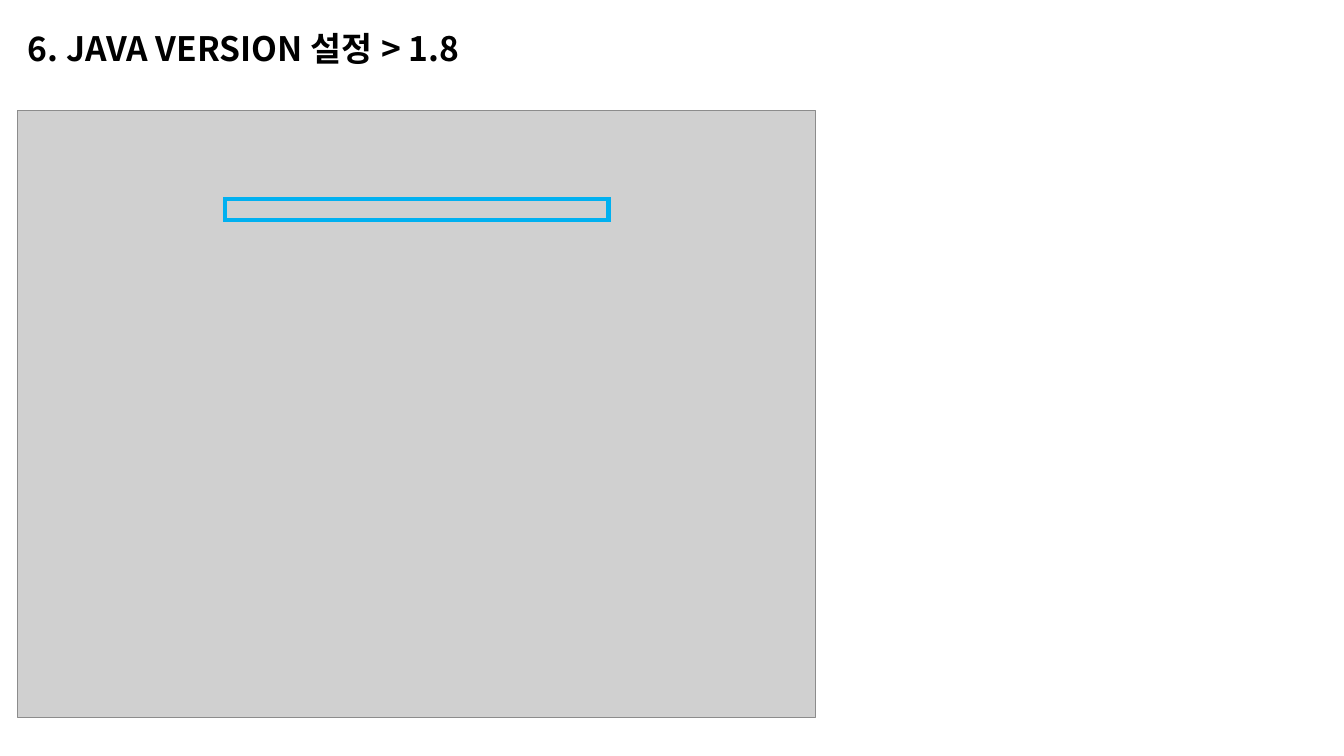
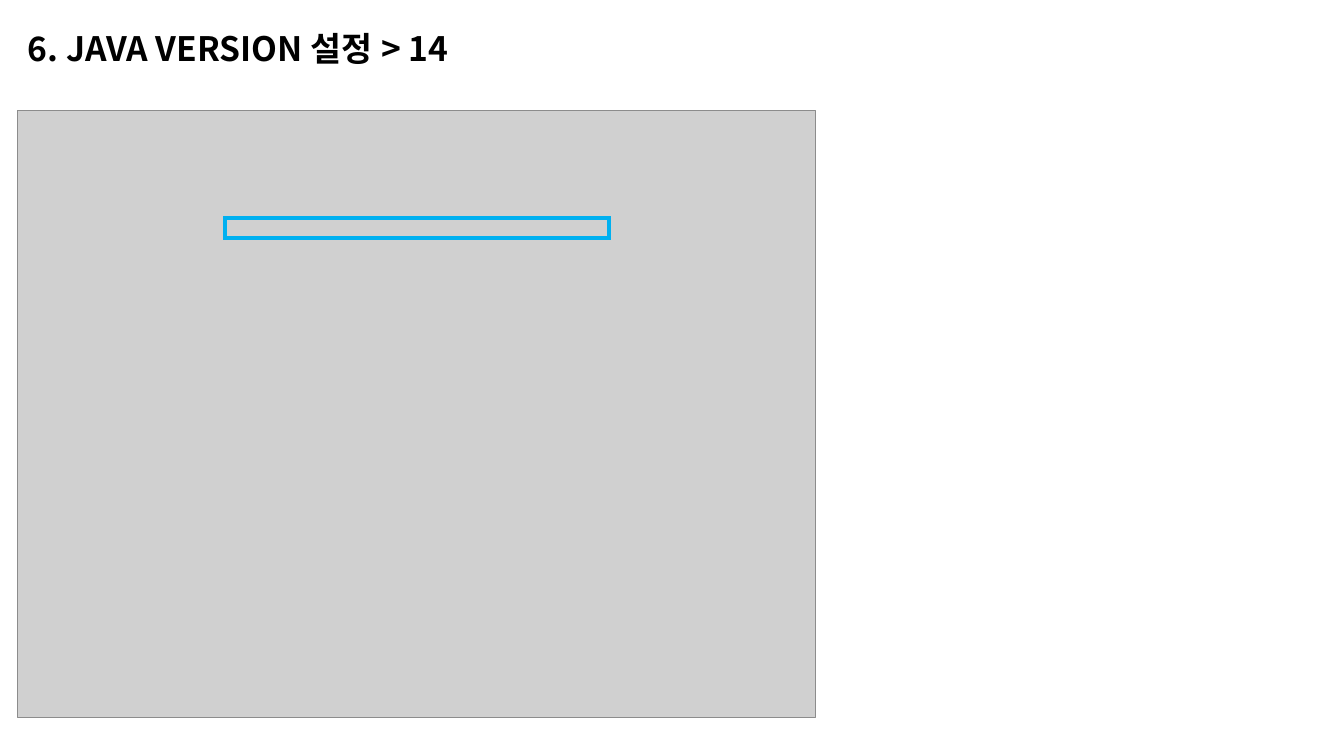
Before and after one commit to junni3h/insummnia, a slide deck: slide 14 of docs/스프링부트+리액트 정리.pptx. Drawn at 1344x756 pixels with LibreOffice and Linux fonts; fonts in the diff are those of the drawing; grey boxes stand for pictures. Boxes give left, top, right and bottom in pixels: in the first picture for what was removed or moved away, otherwise in the second. Text is boxed around its words. In the diff, an @@ line names an element or a change of style, - is before the commit and + after.

```diff
--- a/docs/스프링부트+리액트 정리.pptx
+++ b/docs/스프링부트+리액트 정리.pptx
@@ text at box(28, 33, 449, 64): text changed @@
-6. JAVA VERSION 설정 > 1.8
+6. JAVA VERSION 설정 > 14
@@ rectangle: place and size @@
-rectangle at box(225, 200, 609, 220)
+rectangle at box(225, 218, 609, 238)
```
Also in this commit, not shown: 2 other slides changed, 10 slides removed, 20 other files.
